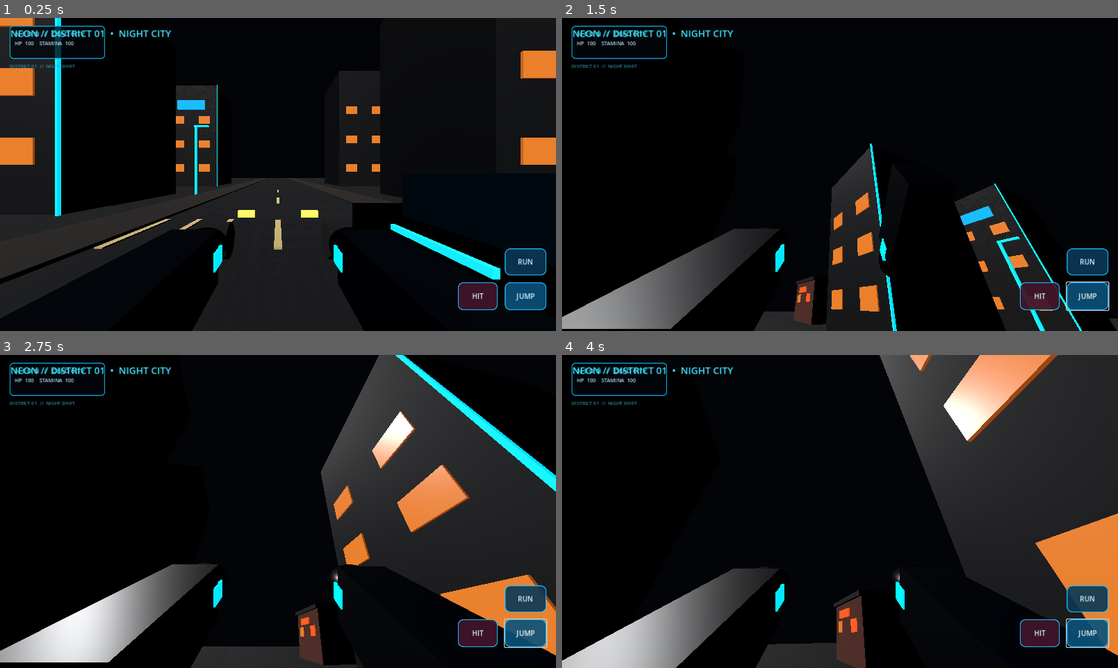
Above: before the commit, frames 1-4 (two rows, left to right).
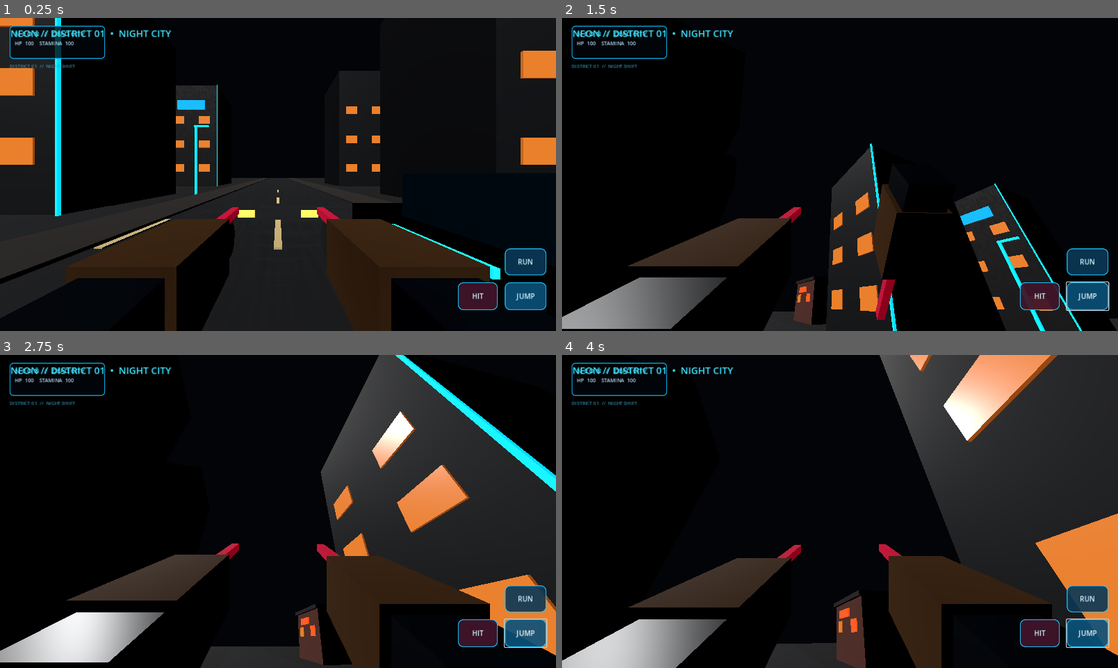
Above: after the commit, the same moments.

Repository: sylph564/neon-dead-city
Game: Godot game, scene res://scenes/district01.tscn
Same seed, same stepped clock (60 frames per second), same inputs: the game is played once before the commit and once after it.
Inputs (mouse positions are in pixels of both pictures, inside the frame that each line leads up to):
- Up to frame 1 (0.25 s): no input
- Up to frame 2 (1.5 s): click "JUMP" at 0.5 s; tap Enter at 1.25 s; move the mouse to (867, 174) at 1.27 s; hold W from 1.28 s (still down); tap F at 1.35 s
- Up to frame 3 (2.75 s): keep holding W; tap Space at 1.52, 2.27 s; move the mouse to (250, 511) at 2.02 s; tap Shift at 2.1 s
- Up to frame 4 (4 s): keep holding W; move the mouse to (851, 505) at 2.77 s; tap F at 2.85 s; move the mouse to (834, 517) at 3.52 s; tap Shift at 3.6 s; tap Space at 3.77 s

The runs differ from the first frame. In frame 1, 9.0% of the frame differs, in the area x 11-89%, y 60-100%; in frame 2, 3.5%; in frame 3, 6.9%; in frame 4, 7.3%.
Error in both runs: Invalid access to property or key '<null>' on a base object of type 'Dictionary'. (res://scripts/cyberware.gd:255)

Commit message:
Defer first-person implant visuals until player arms are initialized

Diff:
--- a/scripts/cyberware.gd
+++ b/scripts/cyberware.gd
@@ -10,7 +10,7 @@
 func _ready():
     _create_dummy()
     _create_interface()
-    _create_arm_implants()
+    call_deferred("_create_arm_implants")
 
 func _process(_delta):
     var now = Time.get_ticks_msec()
